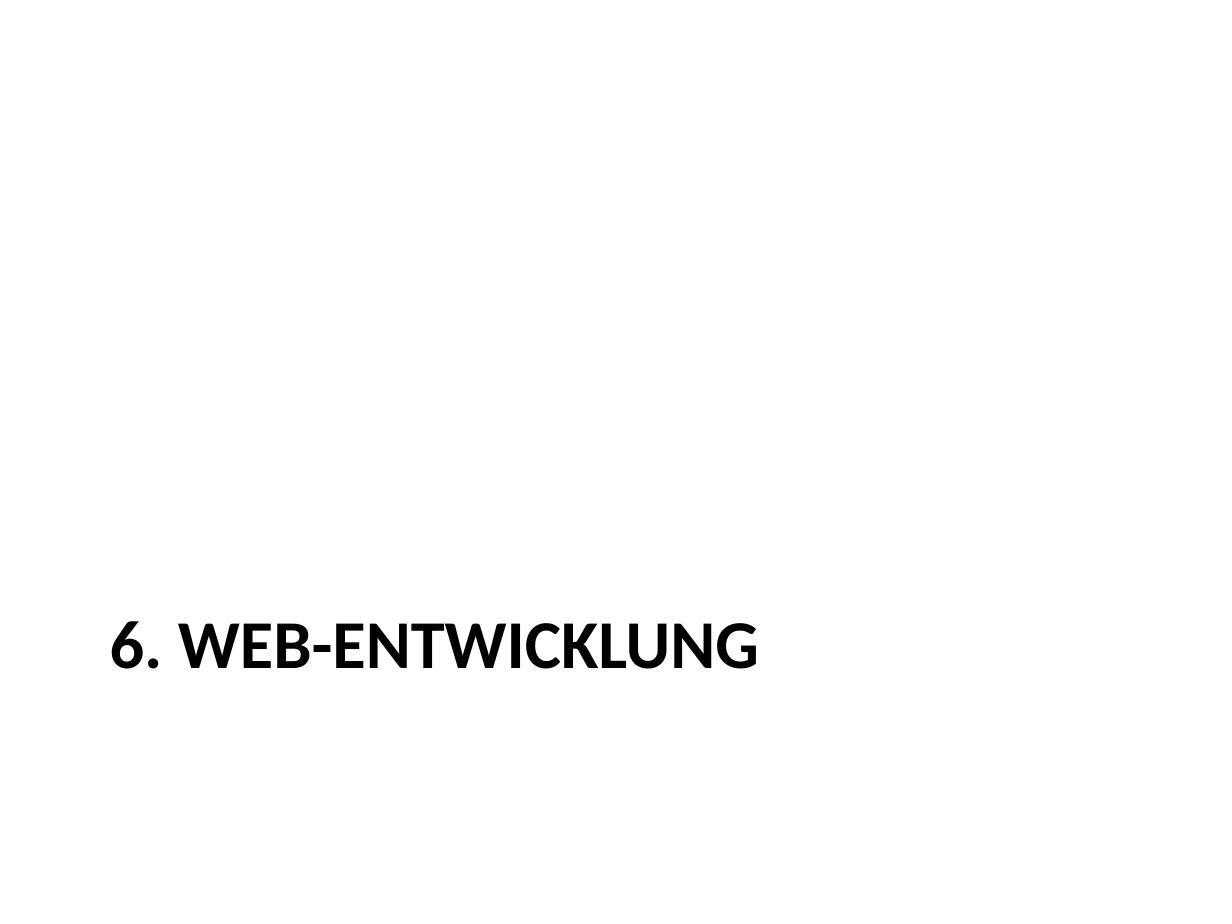
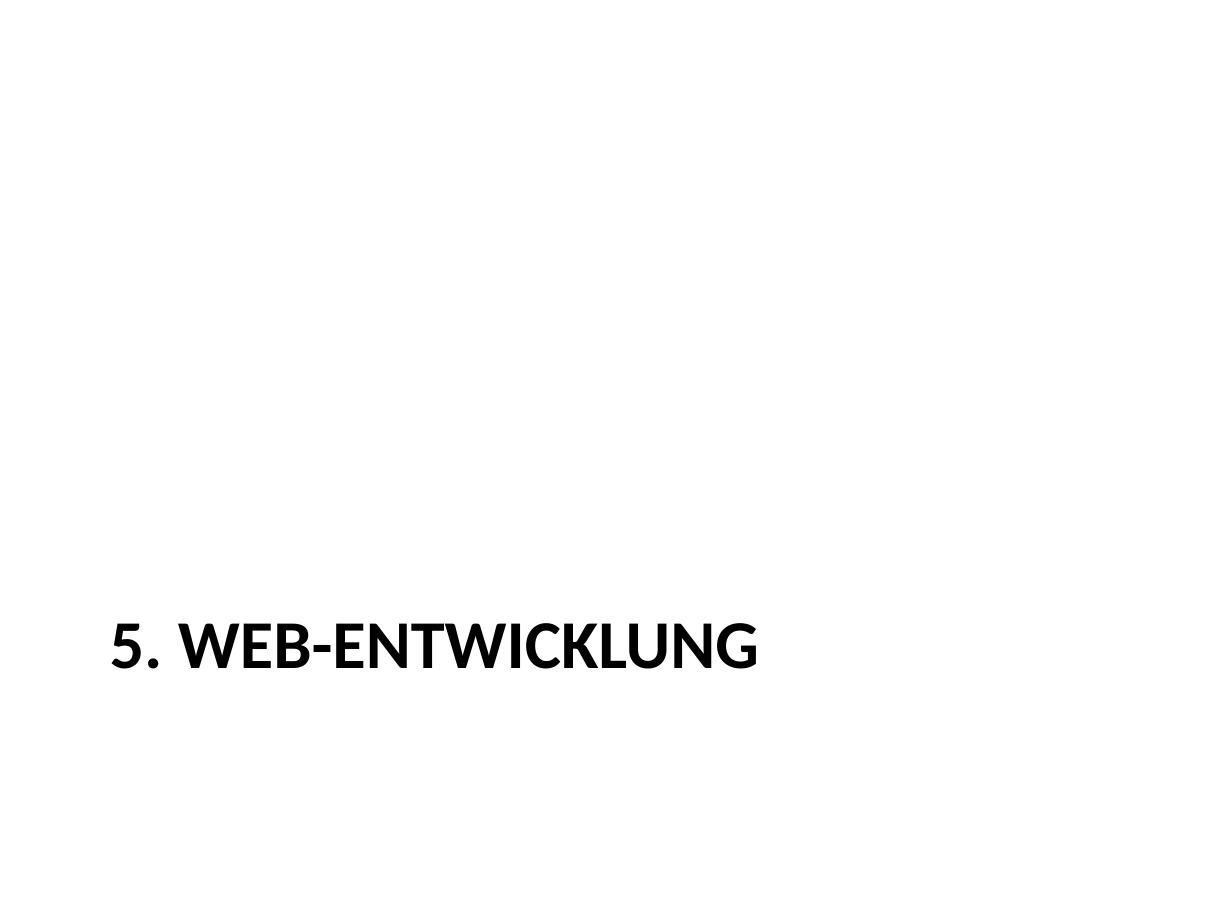
Before and after one commit to danbim/go-talk, a slide deck: slide 24 of intro-to-go.pptx (slide 25 before the commit). Drawn at 1232x924 pixels with LibreOffice and Linux fonts; fonts in the diff are those of the drawing. Boxes give left, top, right and bottom in pixels: in the first picture for what was removed or moved away, otherwise in the second. Text is boxed around its words. In the diff, an @@ line names an element or a change of style, - is before the commit and + after.

```diff
--- a/intro-to-go.pptx
+++ b/intro-to-go.pptx
@@ title at (110, 623, 759, 669): text changed @@
-6. WEB-ENTWICKLUNG
+5. WEB-ENTWICKLUNG
```
Also in this commit, not shown: 15 other slides changed, 1 slide removed, 1 other file.
